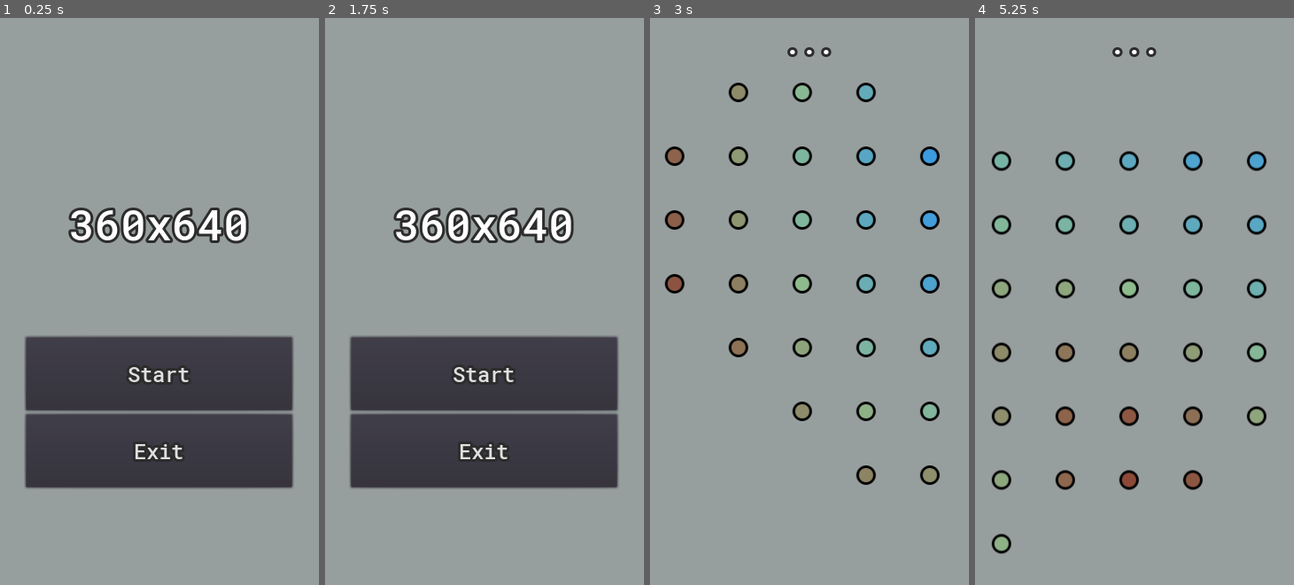
Above: before the commit, frames 1-4 (left to right).
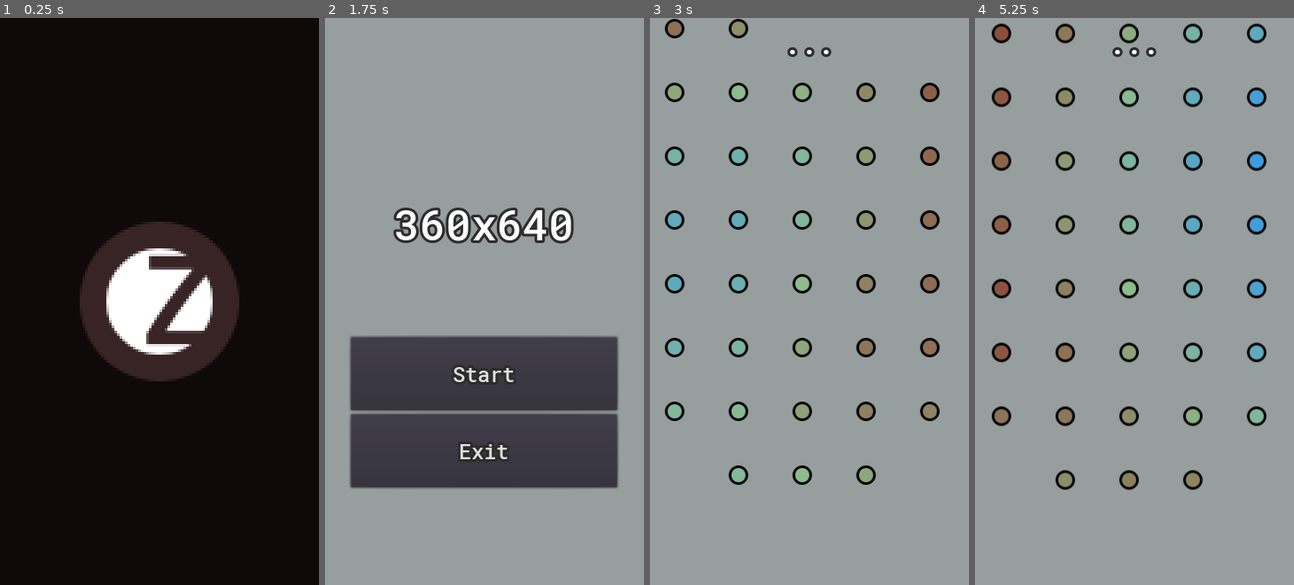
Above: after the commit, the same moments.

Repository: ikhtopod/dotzone-prototype
Game: Godot game, scene res://Maps/Intro.tscn
Two runs of this game, one before a commit and one after it. Both use one fixed random seed, a clock stepped at 60 frames per second and the inputs below. Before the commit the project starts from res://Maps/MainMenu.tscn.
Inputs (mouse positions are in pixels of both pictures, inside the frame that each line leads up to):
- Up to frame 1 (0.25 s): no input
- Up to frame 2 (1.75 s): click (484, 375) at 0.5 s, where only the run before the commit has a clickable "Start"; tap Enter at 1.25 s; move the mouse to (554, 273) at 1.27 s; tap Backspace at 1.35 s; click (554, 273) at 1.42 s
- Up to frame 3 (3 s): click "Start" at 2 s; drag from (745, 329) to (681, 176) at 2.77 s
- Up to frame 4 (5.25 s): move the mouse to (1166, 176) at 3.52 s; tap Backspace at 3.6 s; click (1166, 176) at 3.67 s; click "Start" at 4.25 s; drag from (1118, 414) to (1070, 301) at 5.02 s

The runs differ from the first frame. In frame 1, 99% of the frame differs, in the area x 0-100%, y 0-100%; in frame 2, nothing differs; in frame 3, 3.5%; in frame 4, 3.7%.

Commit message:
some changed

Diff:
--- a/Library/Singleton/GameManager.gd
+++ b/Library/Singleton/GameManager.gd
@@ -1,6 +1,7 @@
 extends Node
 
-"""В этом скрипте хранится информация о игровом процессе"""
+### В этом скрипте хранится информация о игровом процессе ###
+
 
 # Индикатор захвата территории
 # Список игроков
--- /dev/null
+++ b/Library/Singleton/SceneManager.gd
@@ -0,0 +1,24 @@
+extends Node
+
+
+### Scene Name ###
+onready var mainMenuSceneName: String = "res://Maps/MainMenu.tscn"
+onready var gameSceneName: String = "res://Maps/Game.tscn"
+
+### Go to Scene ###
+func GotoSomeScene(sceneName: String) -> void:
+	var result = get_tree().change_scene(sceneName)
+
+	if result != OK:
+		print_debug("[Error] Can't change scene to " + sceneName)
+
+func GotoMainMenu():
+	GotoSomeScene(mainMenuSceneName)
+
+func GotoGame():
+	GotoSomeScene(gameSceneName)
+
+
+### Special Functions ###
+func QuitGame() -> void:
+	get_tree().quit()
--- a/Library/Singleton/TouchManager.gd
+++ b/Library/Singleton/TouchManager.gd
@@ -1,11 +1,4 @@
 extends Node
-
-# Шаблон MVC:
-#     Model: DotStructure
-#     View: DotView
-#     Controller:
-#         View to Model: DotView->ToucnManager->DotStructure
-#         Model to View: DotStructure->DotView
 
 
 # Реакция на InputEventScreenDrag
--- a/Maps/Game.gd
+++ b/Maps/Game.gd
@@ -1,7 +1,5 @@
 extends Node2D
 
-
-onready var mainMenuSceneName: String = "res://Maps/MainMenu.tscn"
 
 onready var mainCameraTargetNode := $CameraManager/MainCameraTarget
 onready var mainCameraNode := $CameraManager/MainCamera
@@ -17,18 +15,18 @@
 func _input(event):
 	if event is InputEventKey:
 		if event.pressed and event.scancode == KEY_BACKSPACE:
-			goto_main_menu()
+			SceneManager.GotoMainMenu()
 
 
 func _notification(what):
 	""" Нажатие на клавишу Back """
 	# For Android
 	if what == MainLoop.NOTIFICATION_WM_GO_BACK_REQUEST:
-		goto_main_menu()
+		SceneManager.GotoMainMenu()
 
 	# For Windows
 	if what == MainLoop.NOTIFICATION_WM_QUIT_REQUEST:
-		goto_main_menu()
+		SceneManager.GotoMainMenu()
 
 
 func _enter_tree():
@@ -41,13 +39,6 @@
 	queue_free()
 
 
-func goto_main_menu():
-	var result = get_tree().change_scene(mainMenuSceneName)
-
-	if result != OK:
-		printerr("Error: can't change scene to " + mainMenuSceneName)
-
-
 # Реакция на прикосновение пальца к экрану
 func _TouchReaction(index: int, touch: TouchManager.TouchEventStat):
 	var finger_touch = FingerTouchScene.instance()
--- /dev/null
+++ b/Maps/Intro.gd
@@ -0,0 +1,5 @@
+extends Node2D
+
+
+func _on_Timer_timeout():
+	SceneManager.GotoMainMenu()
--- /dev/null
+++ b/Maps/Intro.tscn
@@ -0,0 +1,37 @@
+[gd_scene load_steps=3 format=2]
+
+[ext_resource path="res://Maps/Intro.gd" type="Script" id=1]
+[ext_resource path="res://Icon/Android/icon192x192.png" type="Texture" id=2]
+
+[node name="Intro" type="Node2D"]
+script = ExtResource( 1 )
+
+[node name="Timer" type="Timer" parent="."]
+wait_time = 1.75
+one_shot = true
+autostart = true
+
+[node name="CanvasLayer" type="CanvasLayer" parent="."]
+
+[node name="ColorRect" type="ColorRect" parent="CanvasLayer"]
+anchor_right = 1.0
+anchor_bottom = 1.0
+color = Color( 0.06, 0.039, 0.04005, 1 )
+__meta__ = {
+"_edit_use_anchors_": false
+}
+
+[node name="CenterContainer" type="CenterContainer" parent="CanvasLayer"]
+anchor_right = 1.0
+anchor_bottom = 1.0
+__meta__ = {
+"_edit_use_anchors_": false
+}
+
+[node name="TextureRect" type="TextureRect" parent="CanvasLayer/CenterContainer"]
+margin_left = 84.0
+margin_top = 224.0
+margin_right = 276.0
+margin_bottom = 416.0
+texture = ExtResource( 2 )
+[connection signal="timeout" from="Timer" to="." method="_on_Timer_timeout"]
--- a/Maps/MainMenu.gd
+++ b/Maps/MainMenu.gd
@@ -1,7 +1,5 @@
 extends Node2D
 
-
-onready var gameSceneName: String = "res://Maps/Game.tscn"
 
 func _ready():
 	GameManager.currenGameplayPhase = GameManager.EGameplayPhase.MAIN_MENU
@@ -13,26 +11,19 @@
 
 
 func _on_ExitButton_pressed():
-	QuitGame()
+	SceneManager.QuitGame()
 
 
 func _on_StartButton_pressed():
-	var res := get_tree().change_scene(gameSceneName)
-
-	if res != OK:
-		printerr("Can't change scene to " + gameSceneName)
+	SceneManager.GotoGame()
 
 
 func _notification(what):
 	""" Нажатие на клавишу Back """
 	# For Android
 	if what == MainLoop.NOTIFICATION_WM_GO_BACK_REQUEST:
-		QuitGame()
+		SceneManager.QuitGame()
 
 	# For Windows
 	if what == MainLoop.NOTIFICATION_WM_QUIT_REQUEST:
-		QuitGame()
-
-
-func QuitGame() -> void:
-	get_tree().quit()
+		SceneManager.QuitGame()
--- a/project.godot
+++ b/project.godot
@@ -33,7 +33,7 @@
 [application]
 
 config/name="Dot Zone"
-run/main_scene="res://Maps/MainMenu.tscn"
+run/main_scene="res://Maps/Intro.tscn"
 config/use_custom_user_dir=true
 config/custom_user_dir_name="dotzone"
 config/icon="res://Icon/icon.png"
@@ -45,6 +45,7 @@
 GameManager="*res://Library/Singleton/GameManager.gd"
 PlayerManager="*res://Library/Singleton/PlayerManager.gd"
 TouchManager="*res://Library/Singleton/TouchManager.gd"
+SceneManager="*res://Library/Singleton/SceneManager.gd"
 
 [display]
 
